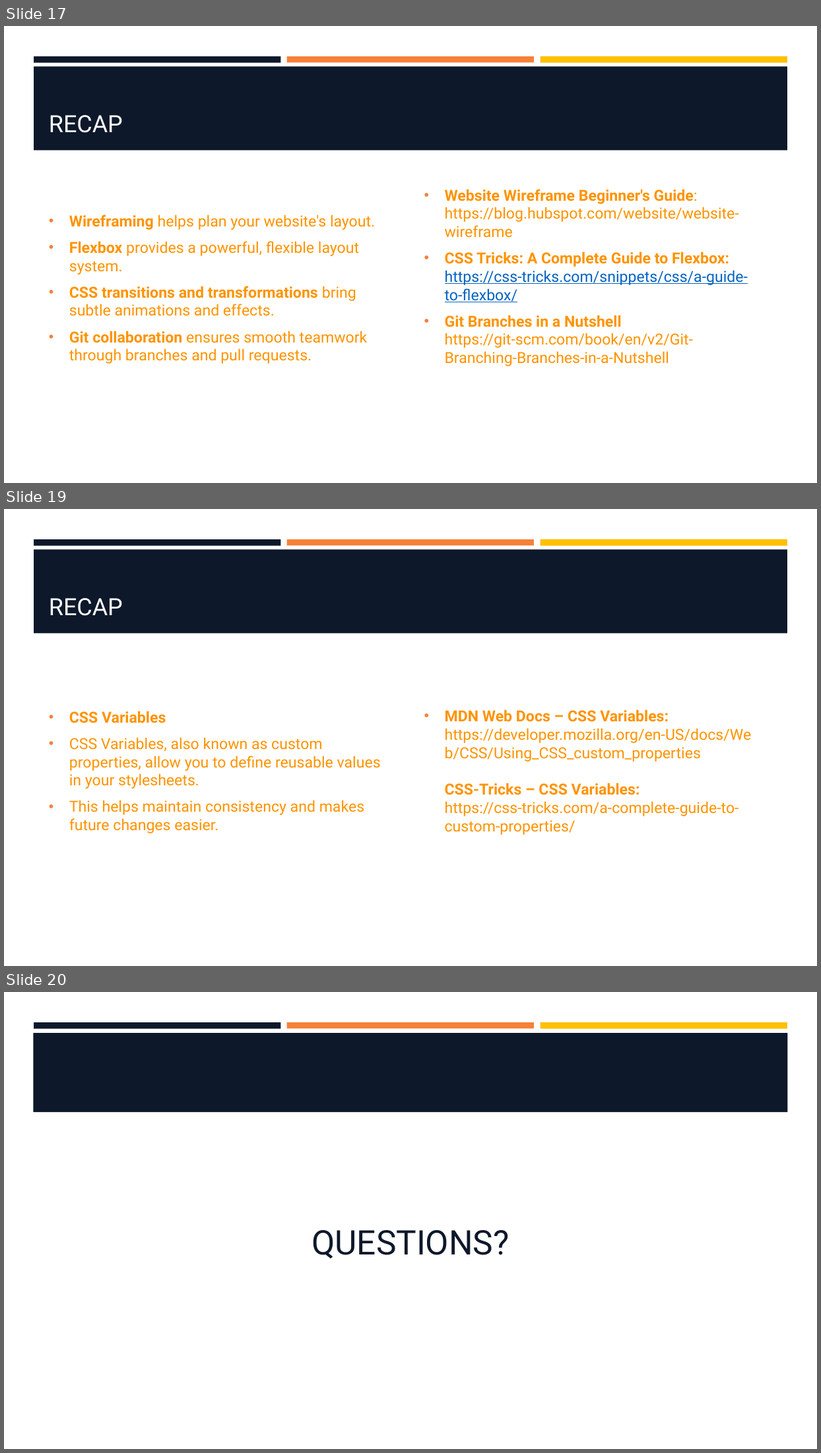
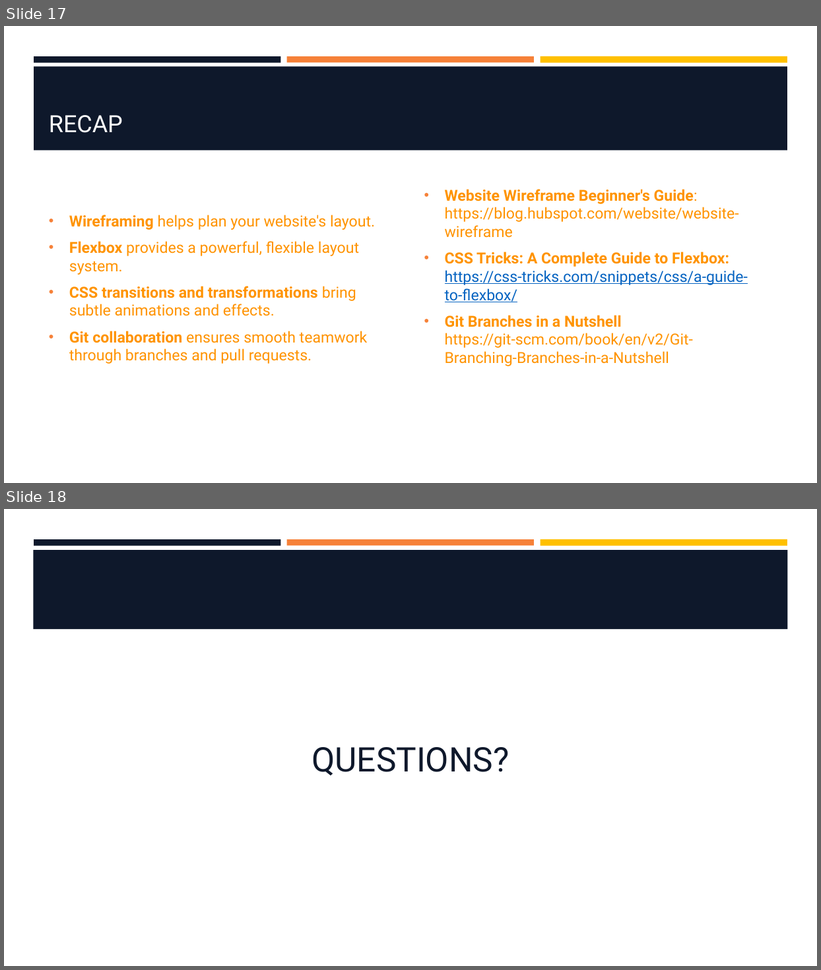
Before and after one commit to hawkeye1900/SBC-Sept24, a slide deck: week-2/W2-S3-FlexBox/W2-S3-FlexBox.pptx. Shown one above the other, each under a label of ours: slides 17, 19 and 20 before the commit, slides 17 and 18 after it; the slides between them are not shown. The pictures are 821x1453 and 821x970 pixels, drawn with LibreOffice and Linux fonts; fonts in the diff are those of the drawing; background and template pictures are left out. Boxes give left, top, right and bottom in pixels: in the first picture for what was removed or moved away, otherwise in the second. Text is boxed around its words. In the diff, an @@ line names an element or a change of style, - is before the commit and + after.

```diff
--- a/week-2/W2-S3-FlexBox/W2-S3-FlexBox.pptx
+++ b/week-2/W2-S3-FlexBox/W2-S3-FlexBox.pptx
@@ slide 19 removed at box(4, 509, 817, 966), background #FFFFFF; not listed: 4 template elements that a slide beside it also shows @@
@@ title removed at box(49, 598, 123, 616) @@
-RECAP
@@ text removed at box(69, 711, 381, 834) @@
-• CSS Variables
-• CSS Variables, also known as custom properties, allow you to define reusable values in your stylesheets.
-• This helps maintain consistency and makes future changes easier.
@@ text removed at box(445, 710, 752, 835) @@
-• MDN Web Docs – CSS Variables: https://developer.mozilla.org/en-US/docs/Web/CSS/Using_CSS_custom_properties
-  CSS-Tricks – CSS Variables:
-  https://css-tricks.com/a-complete-guide-to-custom-properties/
@@ what was slide 20 is now slide 18 @@
```
Also in this commit, not shown: 1 other slide removed, 2 other files.
